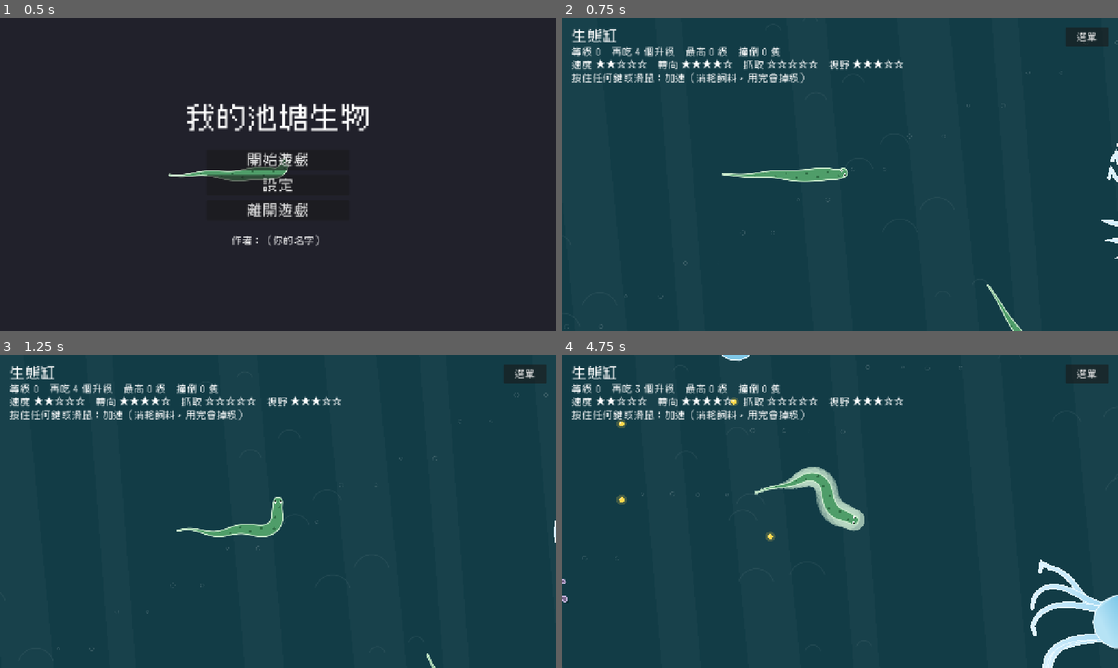
Above: before the commit, frames 1-4 (two rows, left to right).
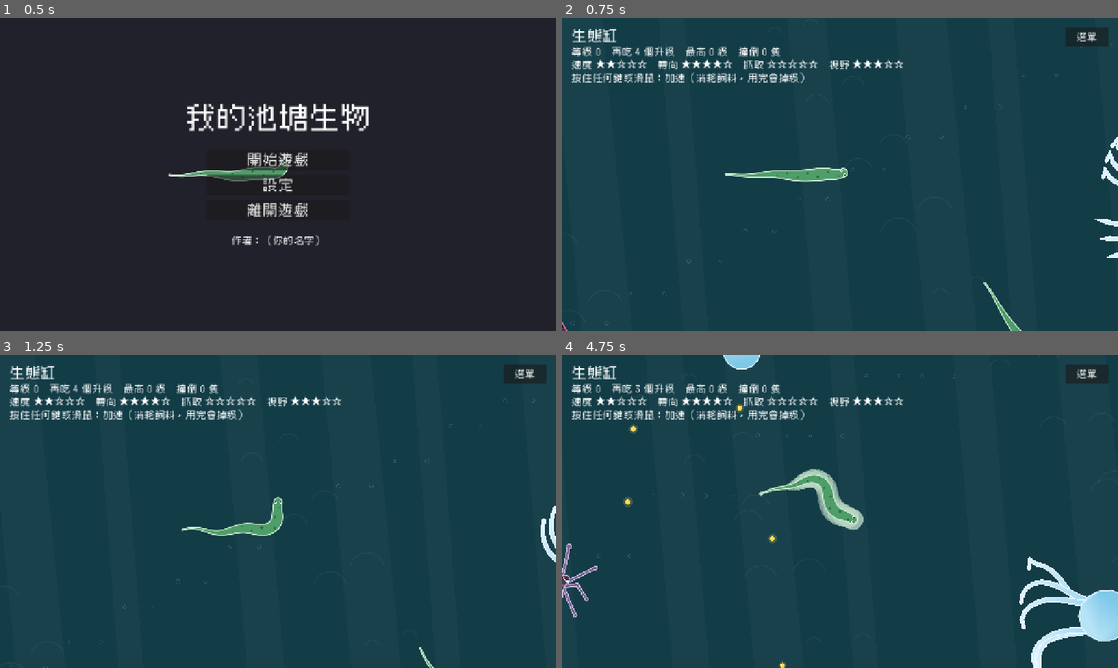
Above: after the commit, the same moments.

Repository: NTUT-NGDC/Procedural-Creature-Template
Game: Godot game, scene res://game/title_screen/title_screen.tscn
Same seed, same stepped clock (60 frames per second), same inputs: the game is played once before the commit and once after it.
Inputs (mouse positions are in pixels of both pictures, inside the frame that each line leads up to):
- Up to frame 1 (0.5 s): no input
- Up to frame 2 (0.75 s): click "開始遊戲" at 0.5 s
- Up to frame 3 (1.25 s): no input
- Up to frame 4 (4.75 s): tap Enter (ui_accept) at 1.25, 1.52, 1.82, 4.52 s; move the mouse to (962, 495) at 1.27 s; hold Right 1.28-2 s; tap Space at 1.35 s; click (962, 495) at 1.42 s; drag from (728, 527) to (851, 508) at 2.02 s; move the mouse to (895, 442) at 2.77 s; hold Right 2.78-3.5 s; tap 1 at 2.85 s; drag from (812, 574) to (673, 464) at 3.52 s; move the mouse to (1006, 558) at 4.27 s; hold A from 4.28 s (still down); tap Y at 4.35 s

Frame 1 is identical in both runs. In frame 2, 0.7% of the frame differs, in the area x 0-100%, y 7-100%; in frame 3, 0.7%; in frame 4, 3.6%, in the area x 0-100%, y 0-100%.

Commit message:
眼睛有作用：玩家的視野越大，生態缸的鏡頭拉得越遠
- TankRules.camera_zoom()：視野在基本值時不拉遠，到上限時拉到 max_zoom_out（0.75）倍，鏡頭慢慢跟上
- 畫面外不畫的範圍跟著鏡頭（Tank.view_rect()）
- 工坊：眼睛「數量」加說明，能力的提示寫鏡頭會拉遠
- tank_test 加鏡頭拉遠；修掉「飼料會往下沉」兩項過時的測試

Co-Authored-By: Claude Opus 5.5 <noreply@anthropic.com>

Diff:
--- a/_system/tests/scripts/tank_test.gd
+++ b/_system/tests/scripts/tank_test.gd
@@ -1,8 +1,8 @@
 extends Node
 ## 生態缸的自動測試：
 ## 1. 開始：玩家生物照設計檔長出來、滑鼠控制，速度和頭的大小來自能力；水流照設定
-##    大地圖：玩家在地圖中央、鏡頭跟著玩家，到邊緣鏡頭停住、生物游不出地圖
-## 2. 飼料：點一下放一個；最多 max_food 個（平衡資料）；會往下沉、沉到底停住；缸裡會自己長（間隔 0 就不長）
+##    大地圖：玩家在地圖中央、鏡頭跟著玩家，到邊緣鏡頭停住、眼睛越多鏡頭拉得越遠、生物游不出地圖
+## 2. 飼料：點一下放一個；最多 max_food 個（平衡資料）；被水流帶著飄、不會跑出地圖或進沙地；缸裡會自己長（間隔 0 就不長）
 ## 3. 吃東西：頭碰到就吃掉；吃滿「升一級要吃幾個」才升級，升級後照長大方式變大
 ## 4. 水草：有水流時會歪；生物經過被撥開（點在身體外面），生物走了會站回來
 ## 5. 海葵：觸手被生物推開，再彈回來
@@ -63,7 +63,20 @@
 	_expect(tank.camera.get_screen_center_position().distance_to(player.global_position) < 20.0, "鏡頭跟著玩家走（差 %.0f 像素）" % tank.camera.get_screen_center_position().distance_to(player.global_position))
 	player.global_position = Vector2(2550, 1430)
 	await _seconds(1.0)
-	_expect(tank.camera.get_screen_center_position().is_equal_approx(Vector2(2560 - 640, 1440 - 360)), "玩家在角落：鏡頭停在地圖邊緣，看不到外面")
+	var view: Rect2 = tank.view_rect()
+	_expect(absf(view.end.x - 2560.0) < 1.0 and absf(view.end.y - 1440.0) < 1.0, "玩家在角落：鏡頭停在地圖邊緣，看不到外面（畫面右下角 %v）" % view.end)
+
+	# 視野越大，鏡頭拉得越遠
+	var balance: CreatureBalance = tank.get_balance()
+	_expect(is_equal_approx(TankRules.camera_zoom(balance.base_sight, balance), 1.0) and is_equal_approx(TankRules.camera_zoom(balance.max_sight * 2.0, balance), balance.max_zoom_out), "鏡頭：沒有眼睛不拉遠，視野到上限拉到 %.2f 倍" % balance.max_zoom_out)
+	var sight_now: float = player.get_stats().sight
+	var size_before: Vector2 = tank.view_rect().size
+	player.design = CreatureDesign.from_data(player.design.to_dict())  # 複製一份來改，不動到範例
+	player.design.eyes[0].count = 6
+	player.design.eyes[0].size = 1.0
+	player.apply_design()
+	await _seconds(2.0)
+	_expect(player.get_stats().sight > sight_now and tank.view_rect().size.x > size_before.x + 100.0, "眼睛變多（視野 %.0f → %.0f）：看到的地圖變大（寬 %.0f → %.0f）" % [sight_now, player.get_stats().sight, size_before.x, tank.view_rect().size.x])
 	player.global_position = Vector2(3000, -100)
 	player.set_process(true)
 	await _frames(2)
@@ -91,12 +104,15 @@
 		tank.drop_food(Vector2(100 + i * 40, 200))
 	_expect(foods.get_child_count() == 5, "最多 5 個（max_food）")
 	var food: Food = foods.get_child(0)
-	var start_y: float = food.global_position.y
+	var start: Vector2 = food.global_position
 	await _seconds(0.5)
-	_expect(food.global_position.y > start_y, "飼料會往下沉")
-	food.global_position.y = tank.floor_y() - 1.0
-	await _seconds(0.3)
-	_expect(is_equal_approx(food.global_position.y, tank.floor_y()), "沉到底就停住")
+	_expect(food.global_position != start, "飼料被水流帶著飄（沒有水流時停在原地、不往下沉，在 eat_test 測）")
+	food.global_position.y = tank.floor_y() + 50.0
+	await _frames(2)
+	_expect(food.global_position.y <= tank.floor_y(), "飄到底就擋住，不會跑進沙地")
+	food.global_position.y = -50.0
+	await _frames(2)
+	_expect(food.global_position.y >= 0.0, "飄到最上面也擋住，不會跑出地圖")
 	await _free(tank)
 
 	tank = await _spawn({"food_interval": 0.1, "max_food": 50})
--- a/game/creature_parts/scripts/creature_balance.gd
+++ b/game/creature_parts/scripts/creature_balance.gd
@@ -10,7 +10,7 @@
 ##   速度＝速度係數 ×（推進力 ÷ 體型）的「體型影響」次方（夾在上下限）
 ##   轉向＝基本轉向 ÷（1＋身體長度 × 長度對轉向的影響）（夾在上下限）
 ##   抓取範圍＝最長的觸手（有上限）
-##   視野＝基本視野＋眼睛數量 × 眼睛大小 × 每顆眼睛的視野（有上限）
+##   視野＝基本視野＋眼睛數量 × 眼睛大小 × 每顆眼睛的視野（有上限）。玩家的視野越大，生態缸的鏡頭拉得越遠
 ##   升一級要吃幾個＝長大方式的成本 ×（1＋能力總和 × 能力對成本的影響）×（1＋能力零件的複雜度 ÷ 上限 × 複雜度對成本的影響）
 ##   複雜度＝身體節數 × 點數＋腳的數量 × 點數＋觸手節數 × 點數＋眼睛數量 × 點數＋掛件數量 × 點數
 ##     （零件越多，每台電腦畫起來越重。工坊超過上限就不能再加；長大到上限就改成整隻放大；
@@ -71,6 +71,8 @@
 @export_range(0, 2000, 10) var sight_per_eye: float = 150.0
 ## 視野上限（像素）
 @export_range(0, 3000, 10) var max_sight: float = 600.0
+## 玩家的視野到上限時，鏡頭拉到幾倍（1 是不拉遠，越小看到的地圖越多）。視野在基本和上限之間照比例
+@export_range(0.4, 1.0, 0.05) var max_zoom_out: float = 0.75
 
 @export_group("升級成本")
 ## 三種長大方式升一級的基本成本（要吃幾個）
--- a/game/tank/scripts/tank.gd
+++ b/game/tank/scripts/tank.gd
@@ -16,6 +16,8 @@
 
 ## 畫面外多遠以內還是照常畫、照常動（像素），太近的話游進畫面時會看到東西突然出現
 const OFFSCREEN_MARGIN: float = 100.0
+## 鏡頭拉遠拉近的速度（越大越快跟上）
+const ZOOM_SMOOTH: float = 3.0
 ## 生物的腳、觸手會伸出身體外面多遠（像素），判斷生物在不在畫面裡時加上去
 const PART_REACH: float = 150.0
 ## 生物掉出來的飼料，幾秒之後才能吃
@@ -141,7 +143,7 @@
 	_keep_population(delta)
 	_eat_food()
 	_judge_creatures()
-	_follow_player()
+	_follow_player(delta)
 	_skip_offscreen()
 	_update_hud()
 
@@ -328,7 +330,7 @@
 	return Rect2(Vector2.ZERO, world_size)
 
 
-## 鏡頭：跟著玩家，到地圖邊緣就停住（看不到地圖外面）
+## 鏡頭：跟著玩家，到地圖邊緣就停住（看不到地圖外面）；玩家的視野越大拉得越遠（TankRules.camera_zoom）
 func _create_camera() -> void:
 	camera = Camera2D.new()
 	camera.name = "Camera"
@@ -343,9 +345,19 @@
 	camera.make_current()
 
 
-func _follow_player() -> void:
-	if player != null:
-		camera.global_position = player.global_position
+## 鏡頭跟著玩家；拉遠拉近慢慢變（升級、重生時視野會變）
+func _follow_player(delta: float) -> void:
+	if player == null or player.get_stats() == null:
+		return
+	camera.global_position = player.global_position
+	var zoom: float = TankRules.camera_zoom(player.get_stats().sight, get_balance())
+	camera.zoom = camera.zoom.lerp(Vector2(zoom, zoom), 1.0 - exp(-ZOOM_SMOOTH * delta))
+
+
+## 畫面現在看得到的地圖範圍（鏡頭拉遠時比一個畫面大）
+func view_rect() -> Rect2:
+	var size: Vector2 = TankWater.SCREEN / camera.zoom
+	return Rect2(camera.get_screen_center_position() - size / 2.0, size)
 
 
 # ---------------------------------------------------------------- 食物
@@ -414,7 +426,7 @@
 ## 水草、海葵連動都先停
 ## （地圖是畫面的好幾倍大，全部都畫、都動，網頁版會跑不動）
 func _skip_offscreen() -> void:
-	var view := Rect2(camera.get_screen_center_position() - TankWater.SCREEN / 2.0, TankWater.SCREEN).grow(OFFSCREEN_MARGIN)
+	var view: Rect2 = view_rect().grow(OFFSCREEN_MARGIN)
 	for plant: Node2D in _active_plants:
 		var on_screen: bool = view.has_point(plant.global_position)
 		plant.visible = on_screen
--- a/game/tank/scripts/tank_rules.gd
+++ b/game/tank/scripts/tank_rules.gd
@@ -29,6 +29,12 @@
 	if a_in > balance.head_on_speed and b_in > balance.head_on_speed:
 		return [a, b]
 	return [a] if a_in >= b_in else [b]
+
+
+## 鏡頭要拉到幾倍：視野是基本視野時 1（不拉遠），到上限時 max_zoom_out，中間照比例。眼睛越多看到的地圖越多
+static func camera_zoom(sight: float, balance: CreatureBalance) -> float:
+	var t: float = clampf(inverse_lerp(balance.base_sight, balance.max_sight, sight), 0.0, 1.0) if balance.max_sight > balance.base_sight else 0.0
+	return lerpf(1.0, balance.max_zoom_out, t)
 
 
 ## 整隻生物（頭＋身體）佔的範圍：先用這個快速排除「離很遠、不可能碰到」的組合，再一節一節檢查
--- a/lesson/workshop/data/workshop_labels.tres
+++ b/lesson/workshop/data/workshop_labels.tres
@@ -98,6 +98,7 @@
 "reach_angle": "觸手伸出去的方向：0 往前、90 往旁邊、180 往後",
 "rest_angle": "腳想踩在哪個方向：0 往前、90 往旁邊、180 往後",
 "rest_distance": "腳踩多遠：大腿＋小腿的幾倍",
+"count": "這一排有幾顆眼睛。眼睛越多、越大，視野越遠：在生態缸裡鏡頭拉得越遠，看得到更多地圖",
 "segment_count": "身體有幾節（含頭）",
 "side": "兩邊＝左右各一個（鏡像）",
 "spacing": "每一節之間的距離（像素）",
--- a/lesson/workshop/scripts/workshop.gd
+++ b/lesson/workshop/scripts/workshop.gd
@@ -298,7 +298,7 @@
 		_stars(stats, "speed", balance), _stars(stats, "turn", balance), _stars(stats, "grab", balance), _stars(stats, "sight", balance),
 		roundi(stats.size), mode_name, stats.level_cost, stats.complexity, balance.max_complexity]
 	_stats_label.add_theme_color_override("font_color", COMPLEXITY_OVER_COLOR if _complexity > balance.max_complexity else Color.WHITE)
-	_stats_label.tooltip_text = "速度 %d 像素／秒　轉向 %d 度／秒　抓取 %d 像素　視野 %d 像素" % [roundi(stats.speed), roundi(rad_to_deg(stats.turn)), roundi(stats.grab), roundi(stats.sight)]
+	_stats_label.tooltip_text = "速度 %d 像素／秒　轉向 %d 度／秒　抓取 %d 像素　視野 %d 像素（眼睛越多越大，生態缸的鏡頭拉得越遠）" % [roundi(stats.speed), roundi(rad_to_deg(stats.turn)), roundi(stats.grab), roundi(stats.sight)]
 	for list_field: String in _lists:
 		_refresh_list_names(list_field)
 		_refresh_list_buttons(list_field)
